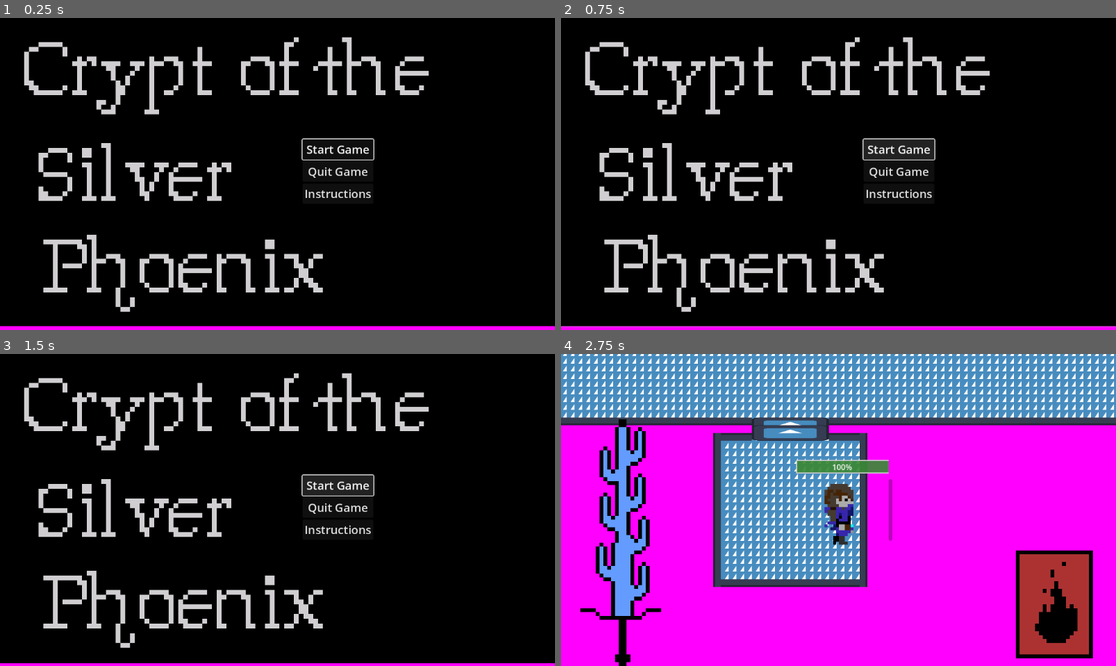
Above: before the commit, frames 1-4 (two rows, left to right).
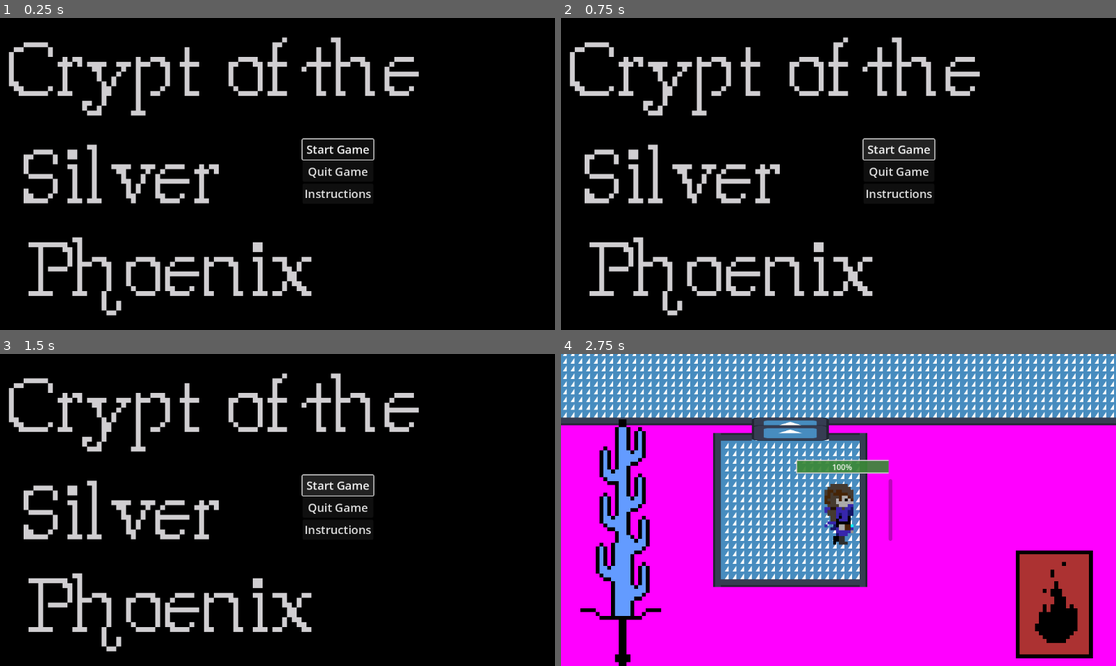
Above: after the commit, the same moments.

Repository: zwack32/crypt_of_the_silver_phoenix
Game: Godot game, scene res://scenes/start_menu.tscn
Same seed, same stepped clock (60 frames per second), same inputs: the game is played once before the commit and once after it. The engine's default icon, where the game draws it, is replaced by a stand-in: a white triangle on a blue panel in a dark square.
Inputs (mouse positions are in pixels of both pictures, inside the frame that each line leads up to):
- Up to frame 1 (0.25 s): no input
- Up to frame 2 (0.75 s): click "Start Game" at 0.5 s
- Up to frame 3 (1.5 s): click "Start Game" at 1.25 s
- Up to frame 4 (2.75 s): move the mouse to (960, 494) at 2.02 s; hold D (move_right) from 2.03 s (still down); click (960, 494) at 2.1 s

The runs differ from the first frame. In frame 1, 14% of the frame differs, in the area x 0-100%, y 6-100%; in frame 2, 14%; in frame 3, 14%; in frame 4, nothing differs.
Error in both runs: Cannot call method 'change_scene_to_file' on a null value. (res://scripts/start_menu.gd:12)

Commit message:
made start screen fit window

Diff:
--- a/scenes/start_menu.tscn
+++ b/scenes/start_menu.tscn
@@ -10,9 +10,15 @@
 script = ExtResource("1_ecl5h")
 
 [node name="TextureRect" type="TextureRect" parent="."]
-offset_right = 1280.0
-offset_bottom = 640.0
+anchors_preset = 15
+anchor_right = 1.0
+anchor_bottom = 1.0
+offset_left = -32.0
+offset_right = 112.0
+grow_horizontal = 2
+grow_vertical = 2
 texture = ExtResource("2_7qss5")
+expand_mode = 3
 
 [node name="Window" type="Window" parent="."]
 title = "Instructions"
